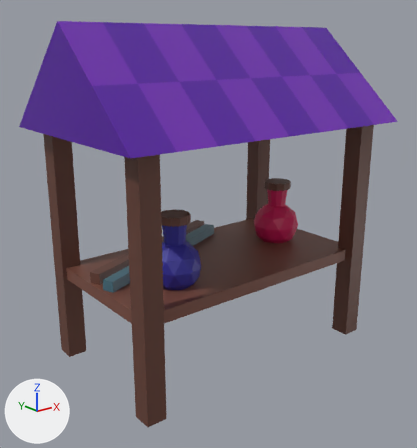
A saved change to the Blender file assets/models/buildings/market_stall.blend.
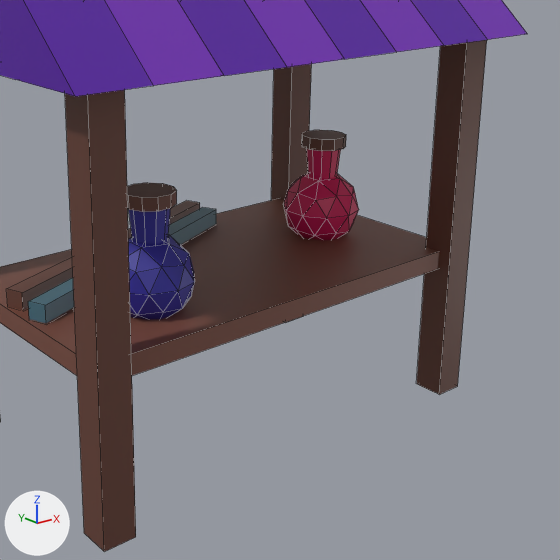
Each version appears first whole from a 50 mm lens placed at (-5.84, -7.15, 4.88), pointed at (-0.17, -0.05, 2.04), and next in a close-up on the part from 21% to 100% of the width and 23% to 97% of the height. Lighting does not change. The marker at lower left points along +X, +Y and +Z. The older version's two pictures come first. The close-ups show mesh edges as thin lines.

Names of what the first close-up shows: 'desk', 'item1_nocol', 'item2_nocol', 'item31_nocol', 'item32_nocol', 'item41_nocol', 'item42_nocol', 'roof', 'wood1', 'wood2', 'wood4'.
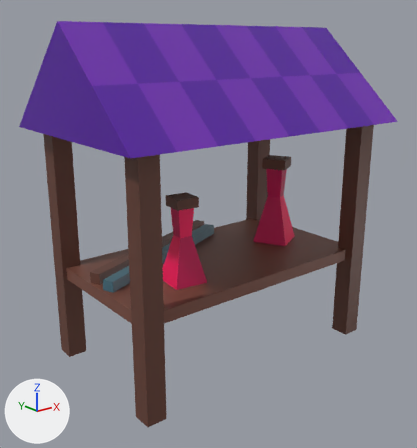
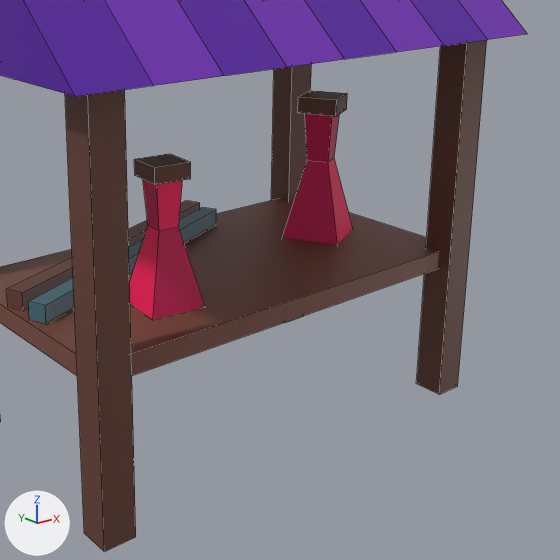
The change, as JSON lines over the scene's bpy script:
```json
{"op": "add", "block": "me_cube_002", "code": ["me_cube_002 = bpy.data.meshes.new('Cube.002')", "me_cube_002.from_pydata(...)  # 20 vertices, 18 faces; spans x -1.0..1.0, y -1.0..1.0, z -1.0..3.94", "me_cube_002.materials.append(mat_material)  # picture img_color_palette_png"]}
{"op": "remove", "block": "ob_item32_nocol", "code": ["ob_item32_nocol = bpy.data.objects.new('item32_nocol', me_icosphere)", "ob_item32_nocol.location = (1.45, 0.0, 1.72)", "ob_item32_nocol.scale = (0.41, 0.41, 0.41)"]}
{"op": "remove", "block": "ob_item31_nocol", "code": ["ob_item31_nocol = bpy.data.objects.new('item31_nocol', me_cylinder_001)", "ob_item31_nocol.location = (1.46, 0.0, 2.17)", "ob_item31_nocol.scale = (0.142, 0.142, 0.226)"]}
{"op": "remove", "block": "ob_item42_nocol", "code": ["ob_item42_nocol = bpy.data.objects.new('item42_nocol', me_icosphere_001)", "ob_item42_nocol.location = (-1.21, -0.54, 1.72)", "ob_item42_nocol.scale = (0.41, 0.41, 0.41)"]}
{"op": "remove", "block": "ob_item41_nocol", "code": ["ob_item41_nocol = bpy.data.objects.new('item41_nocol', me_cylinder_002)", "ob_item41_nocol.location = (-1.2, -0.54, 2.17)", "ob_item41_nocol.scale = (0.142, 0.142, 0.226)"]}
{"op": "add", "block": "ob_bottle1_nocol", "code": ["ob_bottle1_nocol = bpy.data.objects.new('bottle1_nocol', me_cube_002)", "ob_bottle1_nocol.location = (-1.04, -0.53, 1.68)", "ob_bottle1_nocol.rotation_euler = (0.0, 0.0, 1.464)  # degrees (0, 0, 84)", "ob_bottle1_nocol.scale = (0.269, 0.269, 0.269)"]}
{"op": "add", "block": "ob_bottle2_nocol", "code": ["ob_bottle2_nocol = bpy.data.objects.new('bottle2_nocol', me_cube_002.copy())", "ob_bottle2_nocol.location = (1.43, 0.0, 1.72)", "ob_bottle2_nocol.rotation_euler = (0.0, 0.0, 3.63)  # degrees (0, 0, 208)", "ob_bottle2_nocol.scale = (0.31, 0.31, 0.31)"]}
```

Where the change shows, as pixel boxes [x1, y1, x2, y2] in the close-ups (560 x 560 px):
```json
{"object": "bottle1_nocol", "change": "added", "after": [130, 154, 205, 319], "on screen": "red"}
{"object": "bottle2_nocol", "change": "added", "after": [283, 91, 353, 245], "on screen": "red"}
{"object": "item42_nocol", "change": "deleted", "before": [128, 235, 195, 319], "on screen": "blue"}
{"object": "item32_nocol", "change": "deleted", "before": [284, 173, 359, 240], "on screen": "red"}
{"object": "item41_nocol", "change": "deleted", "before": [127, 183, 177, 244]}
{"object": "item31_nocol", "change": "deleted", "before": [302, 130, 346, 178], "on screen": "red"}
```
